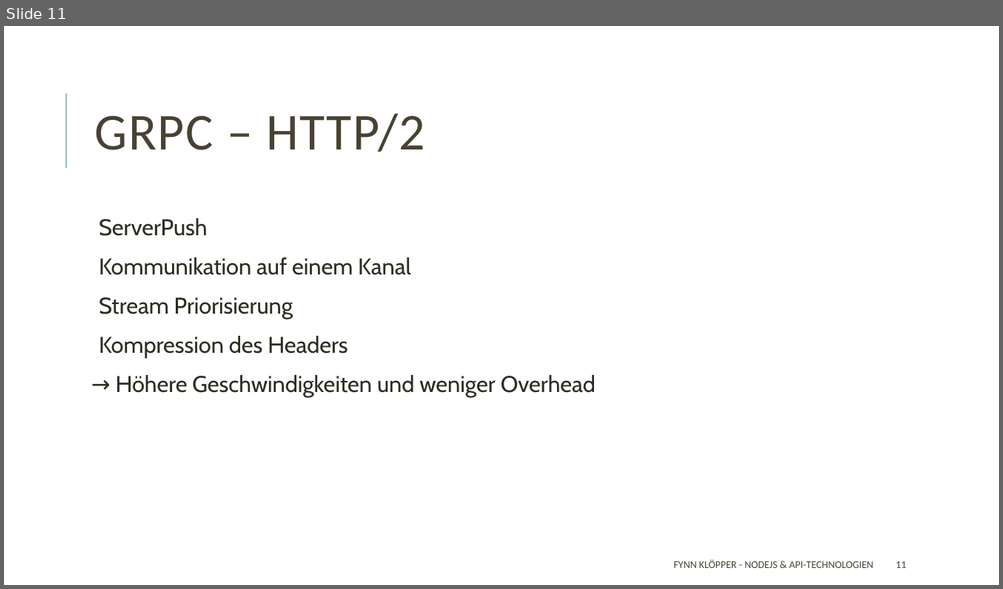
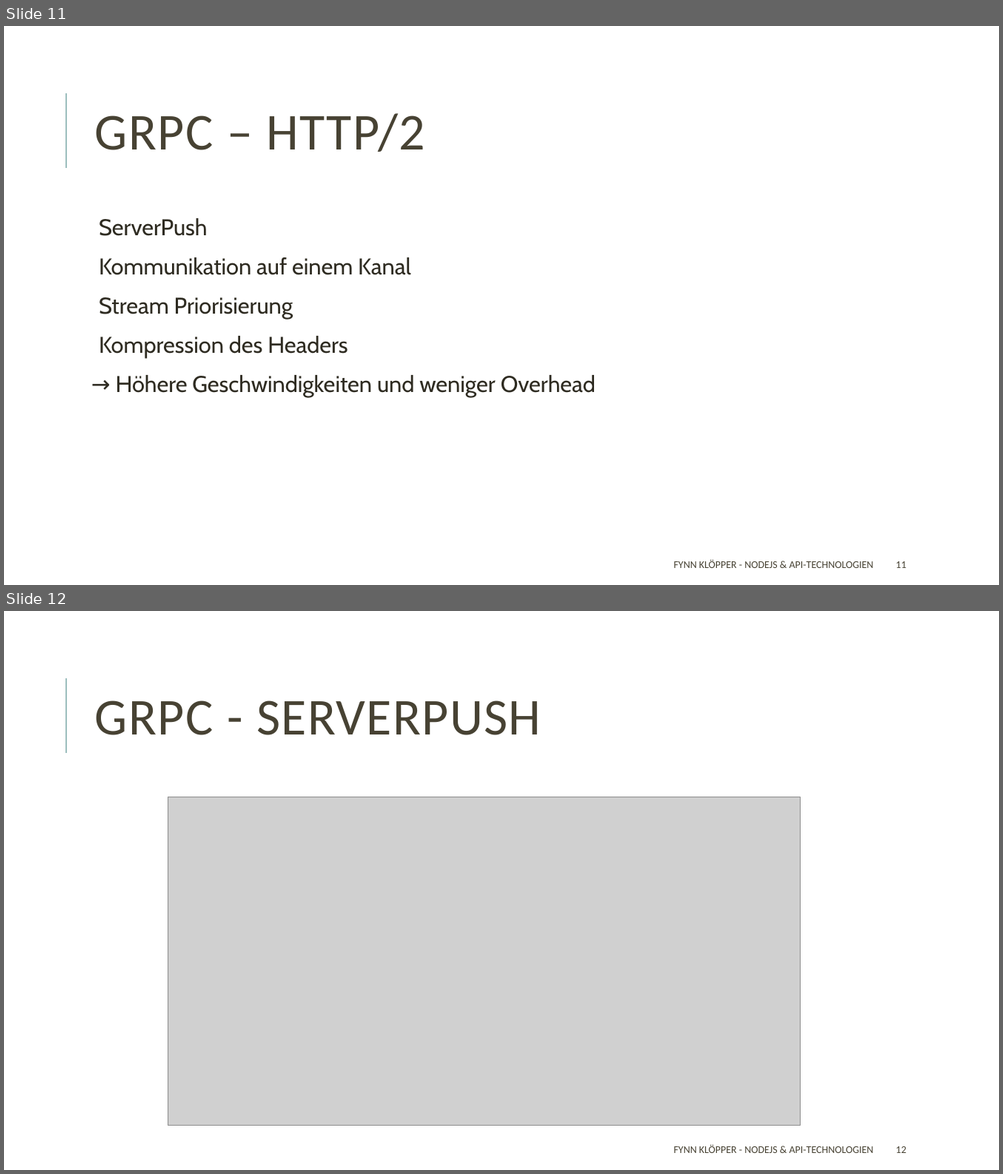
Before and after one commit to fkloepper/presentation, a slide deck: Backend/Backend.pptx. Shown one above the other, each under a label of ours: slide 11 before the commit, slides 11 and 12 after it. The pictures are 1003x589 and 1003x1174 pixels, drawn with LibreOffice and Linux fonts; fonts in the diff are those of the drawing; grey boxes stand for pictures. Boxes give left, top, right and bottom in pixels: in the first picture for what was removed or moved away, otherwise in the second. Text is boxed around its words. In the diff, an @@ line names an element or a change of style, - is before the commit and + after.

```diff
--- a/Backend/Backend.pptx
+++ b/Backend/Backend.pptx
@@ slide 12 added at [4,611,999,1170], background #FFFFFF; not listed: 1 template element that a slide beside it also shows @@
@@ title added at [95,701,540,735], 50 pt, text #474233 @@
+GRPC - SERVERPUSH
@@ picture added at [168,797,800,1126] @@
@@ text added at [674,1145,874,1153], 10 pt, text #474233 @@
+FYNN KLÖPPER - NODEJS & API-TECHNOLOGIEN
@@ page number added at [896,1147,906,1153], 10 pt, text #474233 @@
+12
```
Also in this commit, not shown: 2 slides changed, 1 other slide added, 1 other file.
